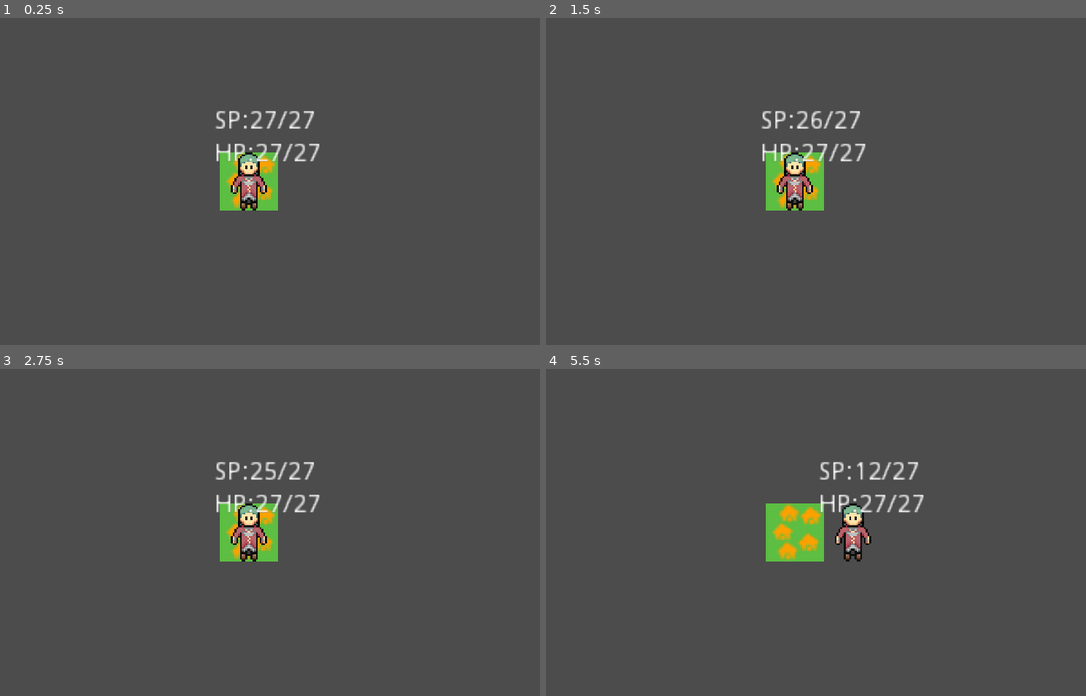
Above: before the commit, frames 1-4 (two rows, left to right).
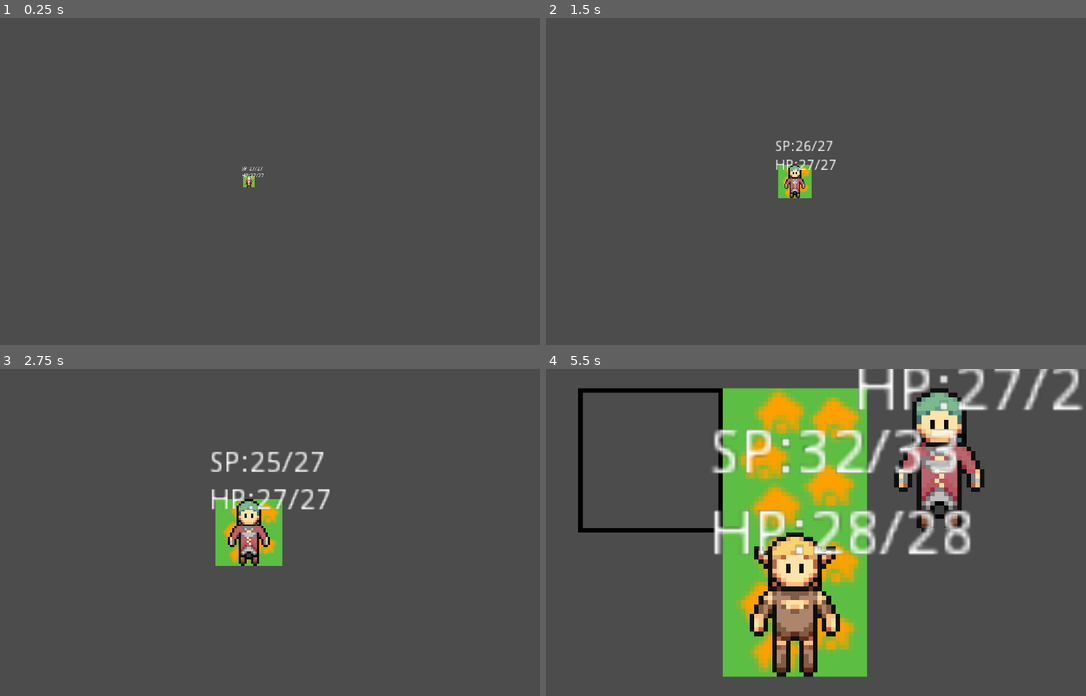
Above: after the commit, the same moments.

Repository: LLBlumire/ldjam46
Game: Godot game, scene res://src/World/World.tscn
Same seed, same stepped clock (60 frames per second), same inputs: the game is played once before the commit and once after it.
Inputs (mouse positions are in pixels of both pictures, inside the frame that each line leads up to):
- Up to frame 1 (0.25 s): no input
- Up to frame 2 (1.5 s): move the mouse to (924, 165) at 0.52 s; tap Space (ui_select) at 0.77 s; move the mouse to (681, 197) at 1.27 s
- Up to frame 3 (2.75 s): tap Space (ui_select) at 1.52 s; move the mouse to (307, 460) at 2.02 s
- Up to frame 4 (5.5 s): move the mouse to (767, 597) at 2.77 s; tap Space (ui_select) at 3.02, 4.52, 5.27 s; click (1048, 617) at 3.52 s; move the mouse to (967, 581) at 4.27 s; move the mouse to (621, 483) at 5.02 s

The runs differ from the first frame. In frame 1, 2.6% of the frame differs, in the area x 39-60%, y 28-59%; in frame 2, 2.7%; in frame 3, 3.0%; in frame 4, 33%, in the area x 5-100%, y 0-95%.
Error after the commit: Invalid get index 'button_index' (on base: 'InputEventKey'). (res://src/UI/BuildingMenu.gd:20)

Commit message:
Add camera smooth movement to keep map in view

Diff:
--- /dev/null
+++ b/src/World/Camera2D.gd
@@ -0,0 +1,22 @@
+extends Camera2D
+
+const CELL_PAD : Vector2 = Vector2(48, 48)
+
+var world : GameWorld
+
+# Called when the node enters the scene tree for the first time.
+func _ready():
+	world = get_tree().get_root().get_node("World")
+
+
+# Called every frame. 'delta' is the elapsed time since the previous frame.
+func _process(delta):
+	var top_left = world.world_map.lower_bounds - CELL_PAD
+	var bottom_right = world.world_map.upper_bounds + CELL_PAD
+	set_position((top_left + bottom_right) / 2)
+	var vsize := get_viewport_rect().size
+	var size = bottom_right - top_left
+	var vscale = size / vsize
+	var fscale = max(vscale.x, vscale.y)
+	vscale = Vector2(fscale, fscale)
+	zoom = lerp(zoom, vscale, delta)
--- a/src/World/World.tscn
+++ b/src/World/World.tscn
@@ -1,6 +1,7 @@
-[gd_scene load_steps=3 format=2]
+[gd_scene load_steps=4 format=2]
 
 [ext_resource path="res://src/World/World.gd" type="Script" id=1]
+[ext_resource path="res://src/World/Camera2D.gd" type="Script" id=2]
 [ext_resource path="res://src/WorldMap/WorldMap.tscn" type="PackedScene" id=3]
 
 [node name="World" type="Node2D"]
@@ -11,4 +12,5 @@
 [node name="Camera2D" type="Camera2D" parent="."]
 offset = Vector2( 16, 16 )
 current = true
-zoom = Vector2( 0.167, 0.167 )
+smoothing_enabled = true
+script = ExtResource( 2 )
--- a/src/WorldMap/WorldMap.gd
+++ b/src/WorldMap/WorldMap.gd
@@ -14,6 +14,8 @@
 var world_node : Node2D
 var building_scene
 var building_flag : bool = false
+var lower_bounds : Vector2 = Vector2(0, 0)
+var upper_bounds : Vector2 = Vector2(0, 0)
 
 # Called when the node enters the scene tree for the first time.
 func _ready():
@@ -54,9 +56,17 @@
 	world_tile_map.set_cell(location.x, location.y, 0, false, false, false, Vector2(tile, 0))
 	if tile == 0:
 		world_node.spawn_adventurer(location)
-
 	neighbour_mask.set_cellv(location, 0)
 	neighbour_mask.set_cellv(location + Vector2(0, 1), 0)
 	neighbour_mask.set_cellv(location + Vector2(0, -1), 0)
 	neighbour_mask.set_cellv(location + Vector2(1, 0), 0)
 	neighbour_mask.set_cellv(location + Vector2(-1, 0), 0)
+	var world_loc = map_to_world(location)
+	if world_loc.x < lower_bounds.x:
+		lower_bounds.x = world_loc.x
+	if world_loc.y < lower_bounds.y:
+		lower_bounds.y = world_loc.y
+	if world_loc.x > upper_bounds.x:
+		upper_bounds.x = world_loc.x
+	if world_loc.y > upper_bounds.y:
+		lower_bounds.y = world_loc.y
